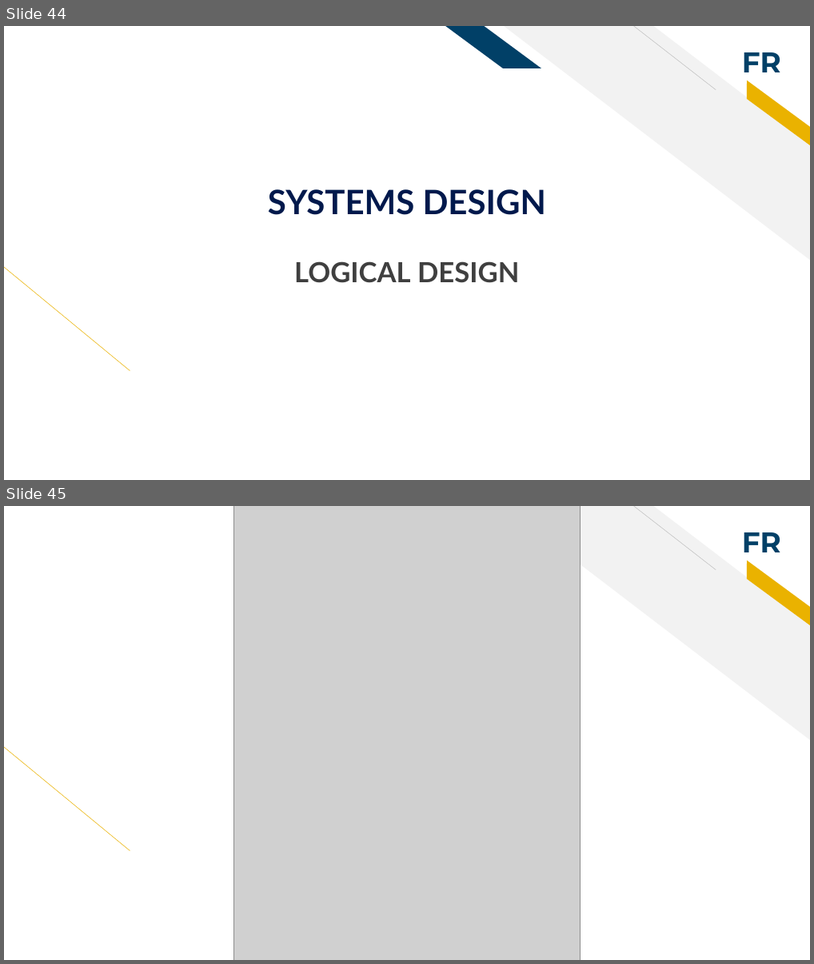
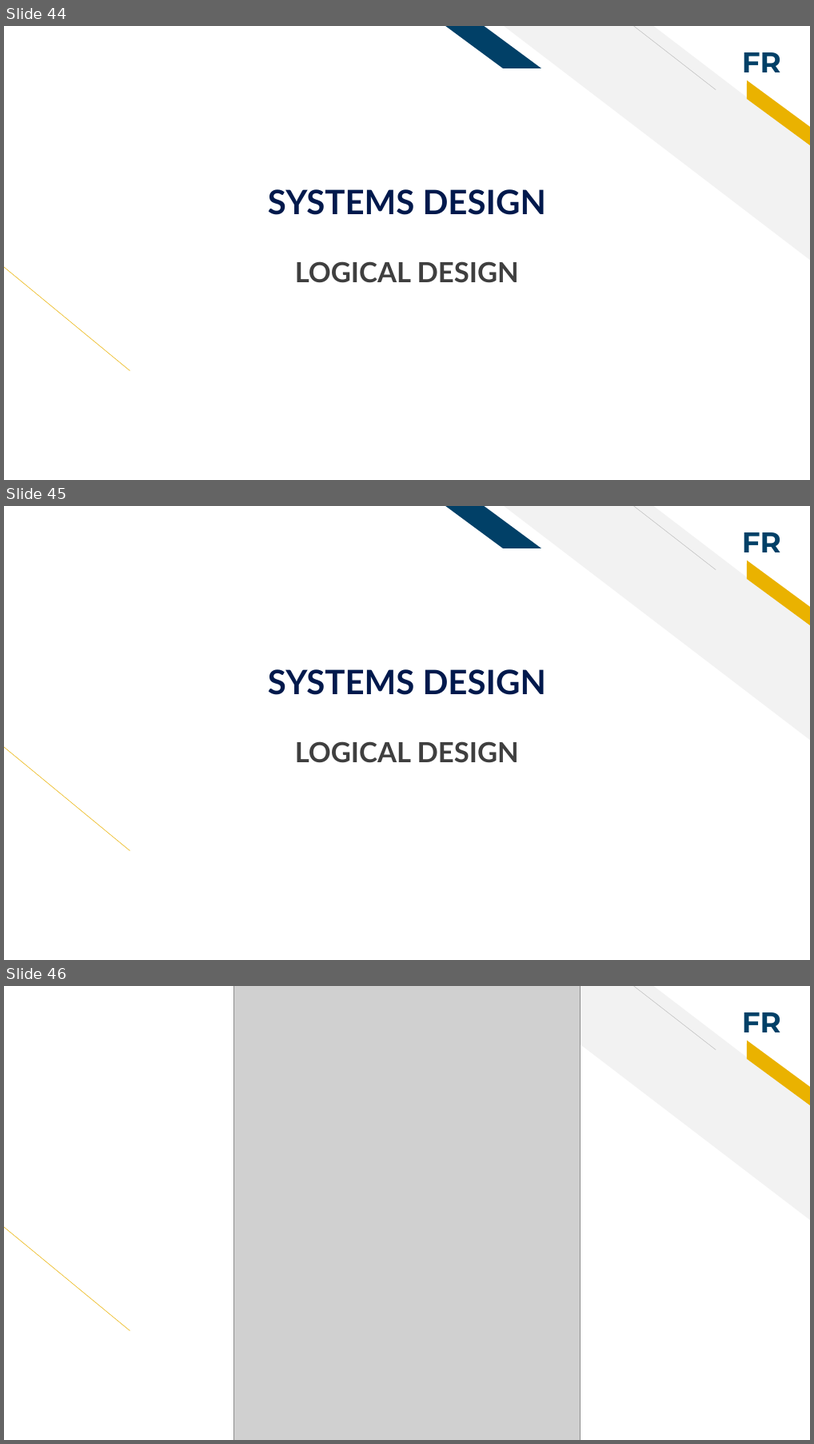
Before and after one commit to WanguiK/synthetica, a slide deck: Deck.pptx. Shown one above the other, each under a label of ours: slides 44 and 45 before the commit, slides 44, 45 and 46 after it. The pictures are 814x964 and 814x1444 pixels, drawn with LibreOffice and Linux fonts; fonts in the diff are those of the drawing; grey boxes stand for pictures. Boxes give left, top, right and bottom in pixels: in the first picture for what was removed or moved away, otherwise in the second. Text is boxed around its words. In the diff, an @@ line names an element or a change of style, - is before the commit and + after.

```diff
--- a/Deck.pptx
+++ b/Deck.pptx
@@ slide 45 added at box(4, 506, 810, 960), background #FFFFFF; not listed: 6 template elements that a slide beside it also shows @@
@@ title added at box(268, 669, 546, 695), 40 pt, text #00194C, bold @@
+SYSTEMS DESIGN
@@ text added at box(295, 741, 519, 763), 33 pt, text #3F3F3F, bold @@
+LOGICAL DESIGN
@@ what was slide 45 is now slide 46 @@
```
Also in this commit, not shown: 2 slides changed, 28 other slides added, 8 other files.
